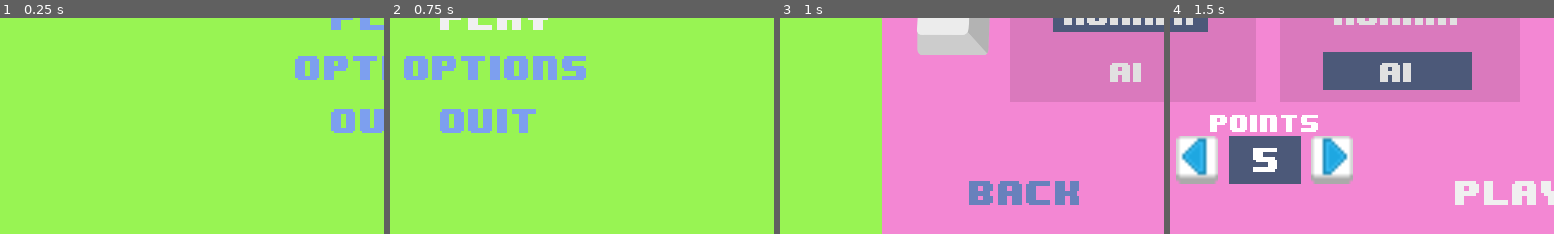
Above: before the commit, frames 1-4 (left to right).
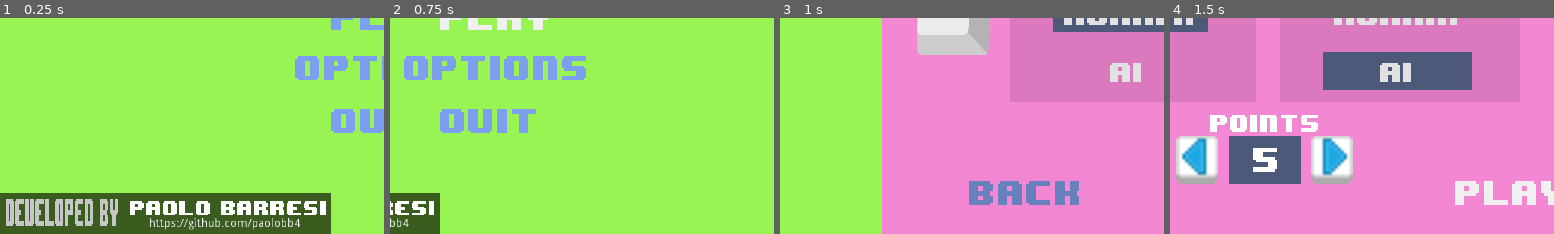
Above: after the commit, the same moments.

Repository: paolobb4/YAPC
Game: Godot game, scene res://scn/Menu.tscn
Two runs of this game, one before a commit and one after it. Both use one fixed random seed, a clock stepped at 60 frames per second and the inputs below.
Inputs:
- Up to frame 1 (0.25 s): no input
- Up to frame 2 (0.75 s): click "play" at 0.5 s
- Up to frame 3 (1 s): no input
- Up to frame 4 (1.5 s): click "play" at 1.25 s
The pictures show only the part of the screen within x 0-50%, y 50-100%; the shares and areas given below are measured in that part.

The runs differ from the first frame. In frame 1, 16% of the frame differs, in the area x 0-87%, y 81-100%; in frame 2, 2.5%; in frame 3, nothing differs; in frame 4, nothing differs.

Commit message:
Add signature

Diff:
--- a/scn/Menu.tscn
+++ b/scn/Menu.tscn
@@ -254,6 +254,34 @@
 font_data = ExtResource( 3 )
 _sections_unfolded = [ "Font", "Settings" ]
 
+[sub_resource type="StyleBoxFlat" id=21]
+
+content_margin_left = -1.0
+content_margin_right = -1.0
+content_margin_top = -1.0
+content_margin_bottom = -1.0
+bg_color = Color( 0, 0, 0, 0.618784 )
+draw_center = true
+border_width_left = 0
+border_width_top = 0
+border_width_right = 0
+border_width_bottom = 0
+border_color = Color( 0.8, 0.8, 0.8, 1 )
+border_blend = false
+corner_radius_top_left = 0
+corner_radius_top_right = 0
+corner_radius_bottom_right = 0
+corner_radius_bottom_left = 0
+corner_detail = 8
+expand_margin_left = 0.0
+expand_margin_right = 0.0
+expand_margin_top = 0.0
+expand_margin_bottom = 0.0
+shadow_color = Color( 0, 0, 0, 0.6 )
+shadow_size = 0
+anti_aliasing = true
+anti_aliasing_size = 1
+
 [sub_resource type="StyleBoxFlat" id=11]
 
 content_margin_left = -1.0
@@ -517,7 +545,6 @@
 [node name="Main menu" type="Panel" parent="." index="2"]
 
 pause_mode = 2
-editor/display_folded = true
 anchor_left = 0.0
 anchor_top = 0.0
 anchor_right = 0.0
@@ -667,6 +694,96 @@
 flat = true
 align = 1
 _sections_unfolded = [ "Rect", "custom_colors", "custom_fonts" ]
+
+[node name="Credits Panel" type="Panel" parent="Main menu" index="5"]
+
+anchor_left = 0.0
+anchor_top = 0.0
+anchor_right = 0.0
+anchor_bottom = 0.0
+margin_top = 163.0
+margin_right = 120.0
+margin_bottom = 183.0
+rect_scale = Vector2( 1.15, 1.15 )
+rect_pivot_offset = Vector2( 0, 0 )
+rect_clip_content = false
+mouse_filter = 0
+mouse_default_cursor_shape = 0
+size_flags_horizontal = 1
+size_flags_vertical = 1
+custom_styles/panel = SubResource( 21 )
+_sections_unfolded = [ "Rect", "custom_styles" ]
+
+[node name="text 1" type="Label" parent="Main menu/Credits Panel" index="0"]
+
+anchor_left = 0.0
+anchor_top = 0.0
+anchor_right = 0.0
+anchor_bottom = 0.0
+margin_left = 2.0
+margin_right = 140.0
+margin_bottom = 12.0
+rect_scale = Vector2( 0.3, 1 )
+rect_pivot_offset = Vector2( 0, 0 )
+rect_clip_content = false
+mouse_filter = 2
+mouse_default_cursor_shape = 0
+size_flags_horizontal = 1
+size_flags_vertical = 4
+custom_fonts/font = SubResource( 10 )
+custom_colors/font_color = Color( 0.777344, 0.777344, 0.777344, 1 )
+text = "Developed by"
+percent_visible = 1.0
+lines_skipped = 0
+max_lines_visible = -1
+_sections_unfolded = [ "Rect" ]
+
+[node name="text 2" type="Label" parent="Main menu/Credits Panel" index="1"]
+
+anchor_left = 0.0
+anchor_top = 0.0
+anchor_right = 0.0
+anchor_bottom = 0.0
+margin_left = 47.0
+margin_top = 2.0
+margin_right = 191.0
+margin_bottom = 14.0
+rect_scale = Vector2( 0.5, 0.5 )
+rect_pivot_offset = Vector2( 0, 0 )
+rect_clip_content = false
+mouse_filter = 2
+mouse_default_cursor_shape = 0
+size_flags_horizontal = 1
+size_flags_vertical = 4
+custom_fonts/font = SubResource( 10 )
+text = "Paolo Barresi"
+percent_visible = 1.0
+lines_skipped = 0
+max_lines_visible = -1
+_sections_unfolded = [ "Rect", "custom_colors", "custom_fonts" ]
+
+[node name="text 3" type="Label" parent="Main menu/Credits Panel" index="2"]
+
+anchor_left = 0.0
+anchor_top = 0.0
+anchor_right = 0.0
+anchor_bottom = 0.0
+margin_left = 54.0
+margin_top = 9.0
+margin_right = 237.0
+margin_bottom = 23.0
+rect_scale = Vector2( 0.3, 0.3 )
+rect_pivot_offset = Vector2( 0, 0 )
+rect_clip_content = false
+mouse_filter = 2
+mouse_default_cursor_shape = 0
+size_flags_horizontal = 1
+size_flags_vertical = 4
+text = "https://github.com/paolobb4"
+percent_visible = 1.0
+lines_skipped = 0
+max_lines_visible = -1
+_sections_unfolded = [ "custom_colors", "custom_fonts" ]
 
 [node name="Options menu" type="Panel" parent="." index="3"]
 
Not shown: 1 places in scn/Menu.tscn that only renumber resources
